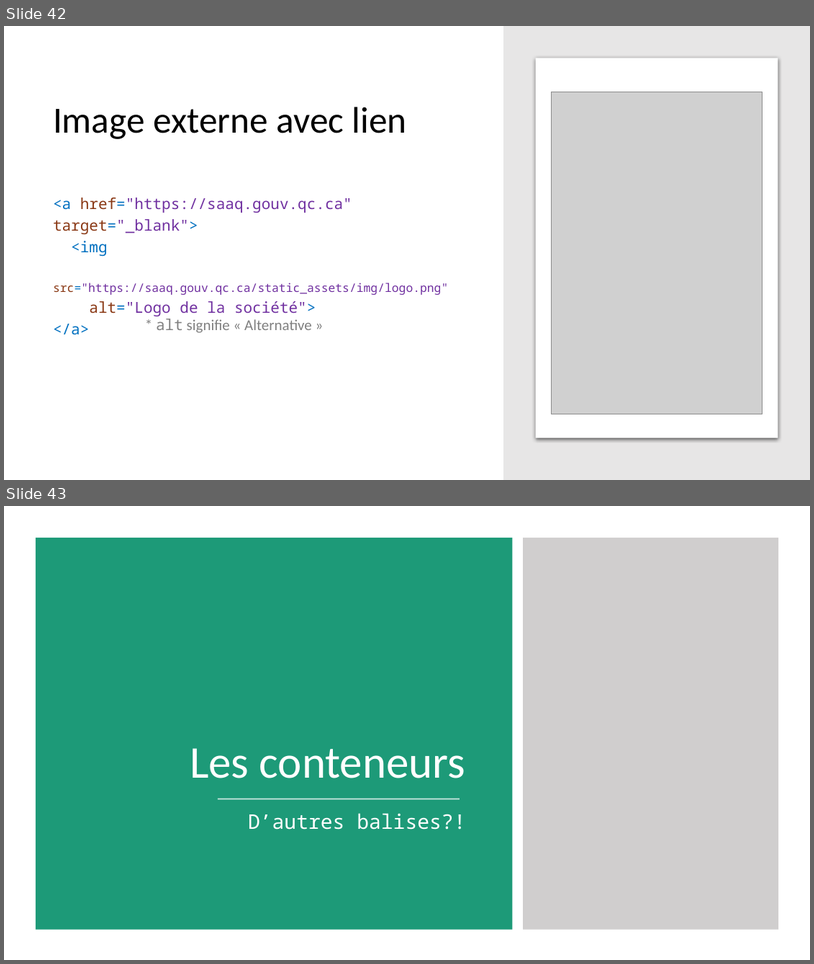
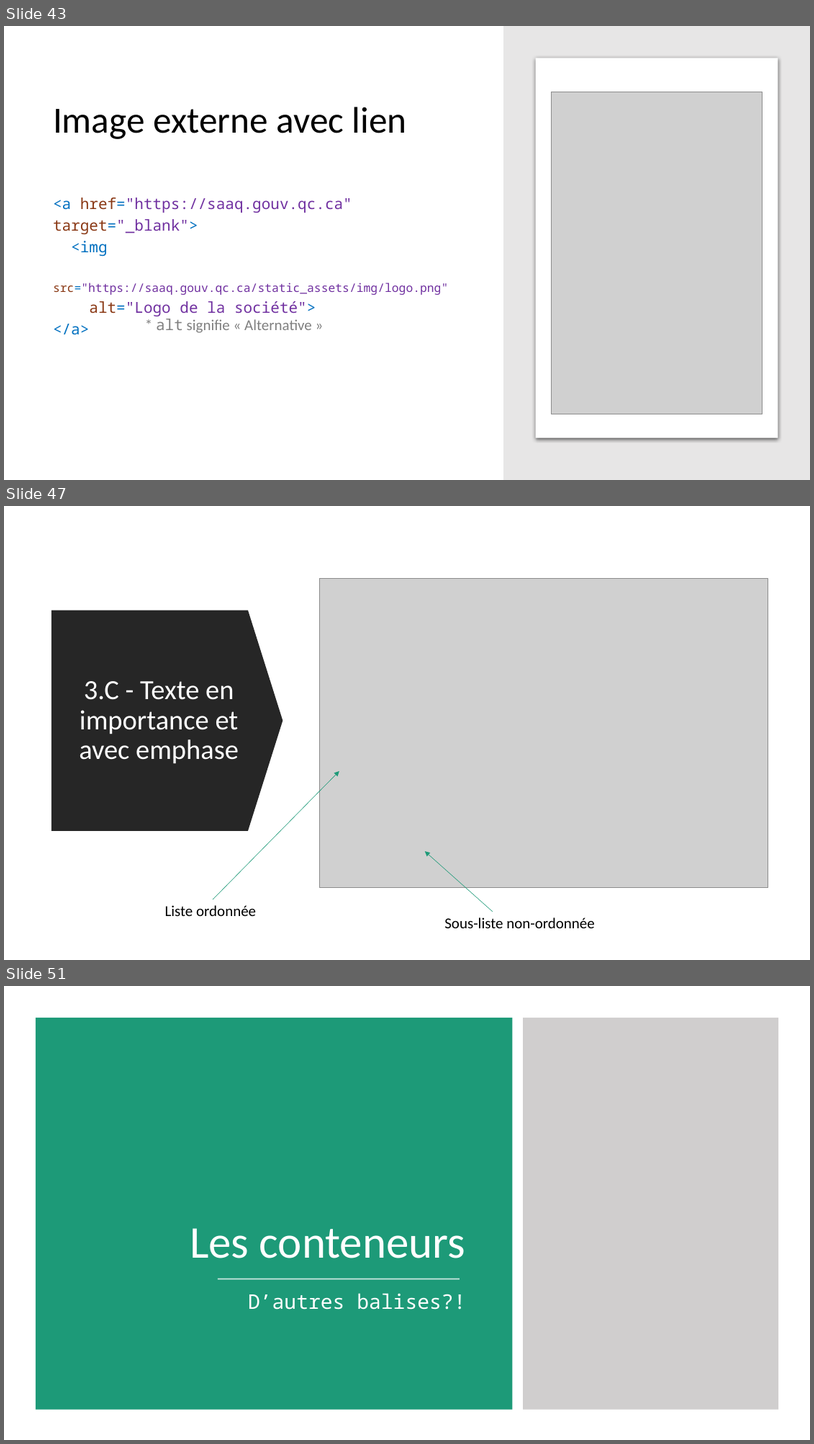
Before and after one commit to fragmatyc/SAAQ, a slide deck: HTML/1. Présentation/Cours HTML - v1.0.pptx. Shown one above the other, each under a label of ours: slides 42 and 43 before the commit, slides 43, 47 and 51 after it; the slides between them are not shown. The pictures are 814x964 and 814x1444 pixels, drawn with LibreOffice and Linux fonts; fonts in the diff are those of the drawing; grey boxes stand for pictures. Boxes give left, top, right and bottom in pixels: in the first picture for what was removed or moved away, otherwise in the second. Text is boxed around its words. In the diff, an @@ line names an element or a change of style, - is before the commit and + after.

```diff
--- a/HTML/1. Présentation/Cours HTML - v1.0.pptx
+++ b/HTML/1. Présentation/Cours HTML - v1.0.pptx
@@ slide 47 added at (x1=4, y1=506, x2=810, y2=960), background #FFFFFF @@
@@ picture added at (x1=320, y1=579, x2=769, y2=887) @@
@@ down arrow added at (x1=52, y1=610, x2=283, y2=831), fill #262626 @@
@@ title added at (x1=79, y1=681, x2=239, y2=764), 33 pt, text #FFFFFF @@
+3.C - Texte en importance et avec emphase
@@ arrow added from (213, 899) to (340, 771), #1D9A78 0.5 pt @@
@@ arrow added from (493, 911) to (425, 851), #1D9A78 0.5 pt @@
@@ text added at (x1=165, y1=905, x2=256, y2=916), 18 pt, text #000000 @@
+Liste ordonnée
@@ text added at (x1=445, y1=917, x2=595, y2=928), 18 pt, text #000000 @@
+Sous-liste non-ordonnée
@@ what was slide 42 is now slide 43 @@
@@ what was slide 43 is now slide 51 @@
```
Also in this commit, not shown: 2 slides changed, 32 other slides added, 2 slides removed.
